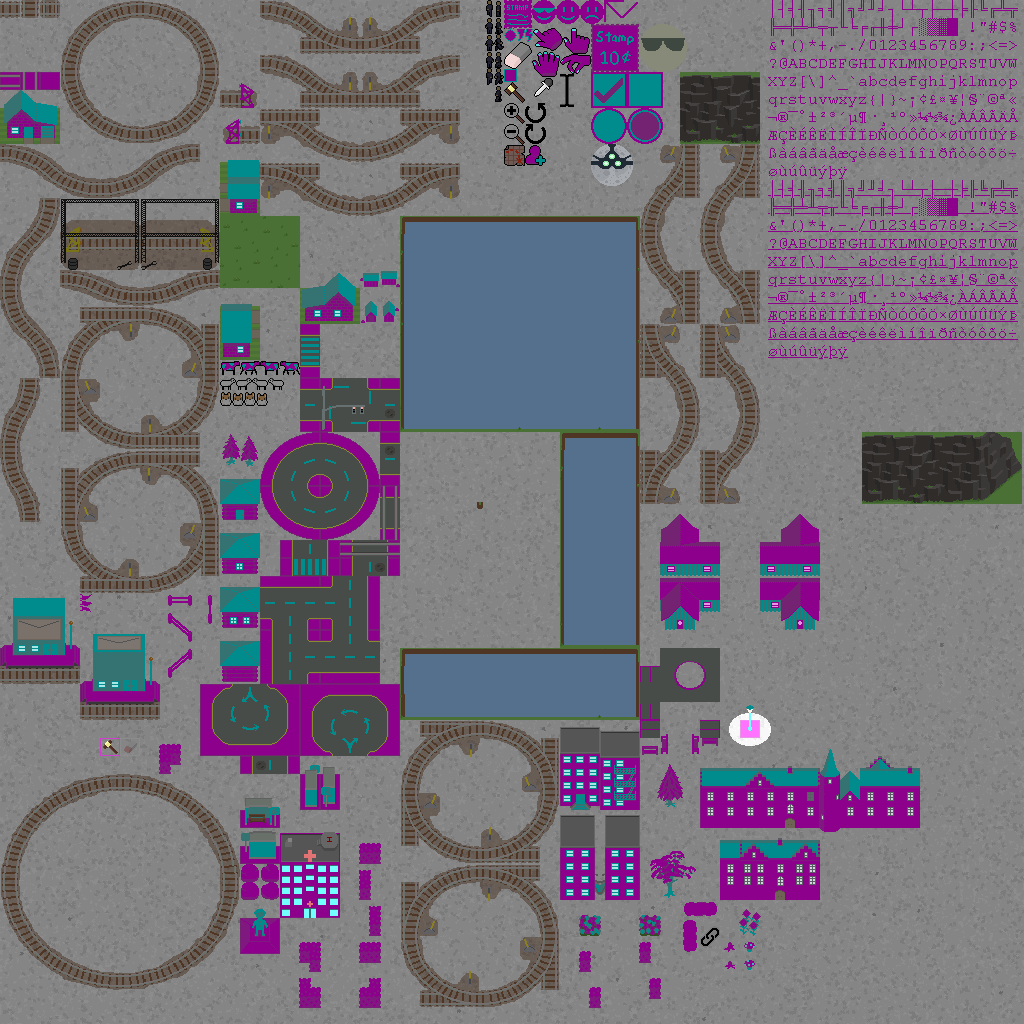
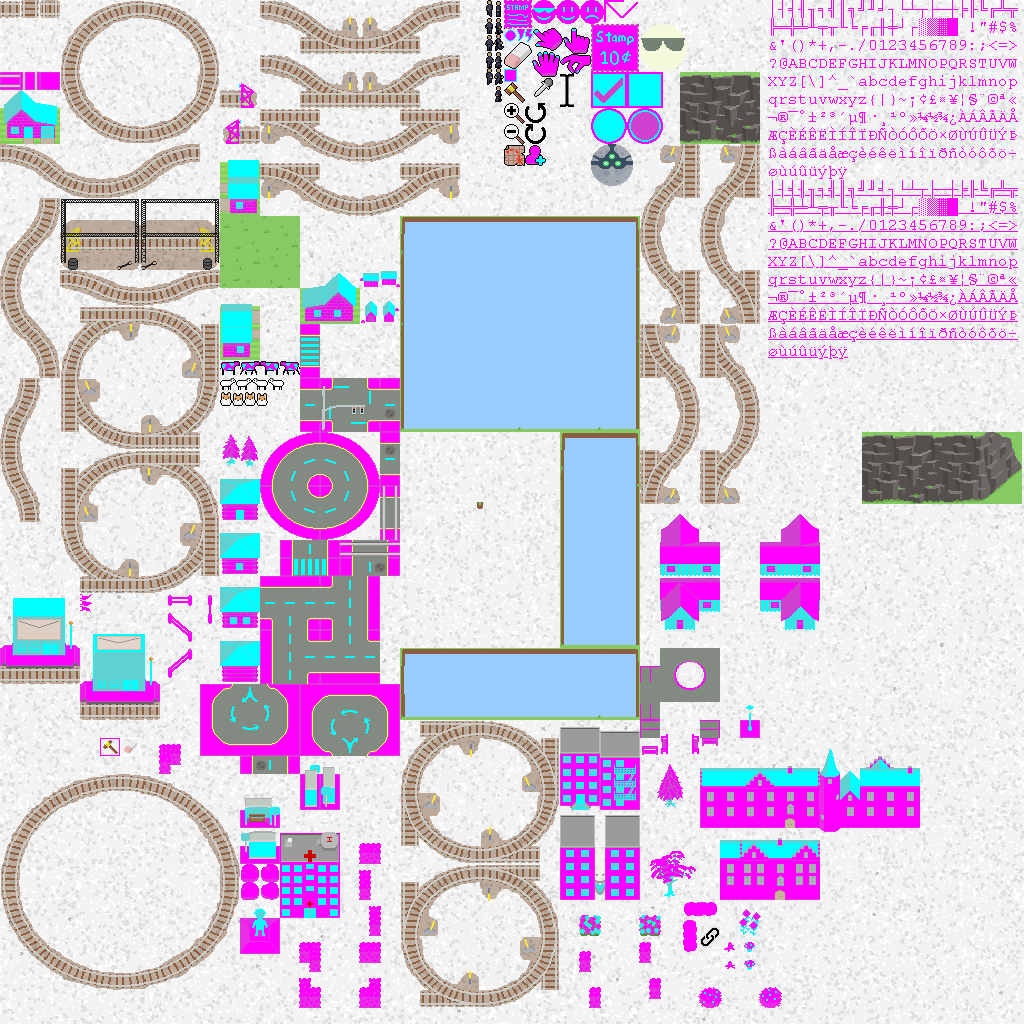
Layered file, before and after one edit (w=1024, h=1024). Changes by layer:
"Layer #2": opacity 45% → 0% over (x1=0, y1=0, x2=1024, y2=1024)
painted on "Pasted Layer #3" over (x1=561, y1=801, x2=920, y2=1008)
